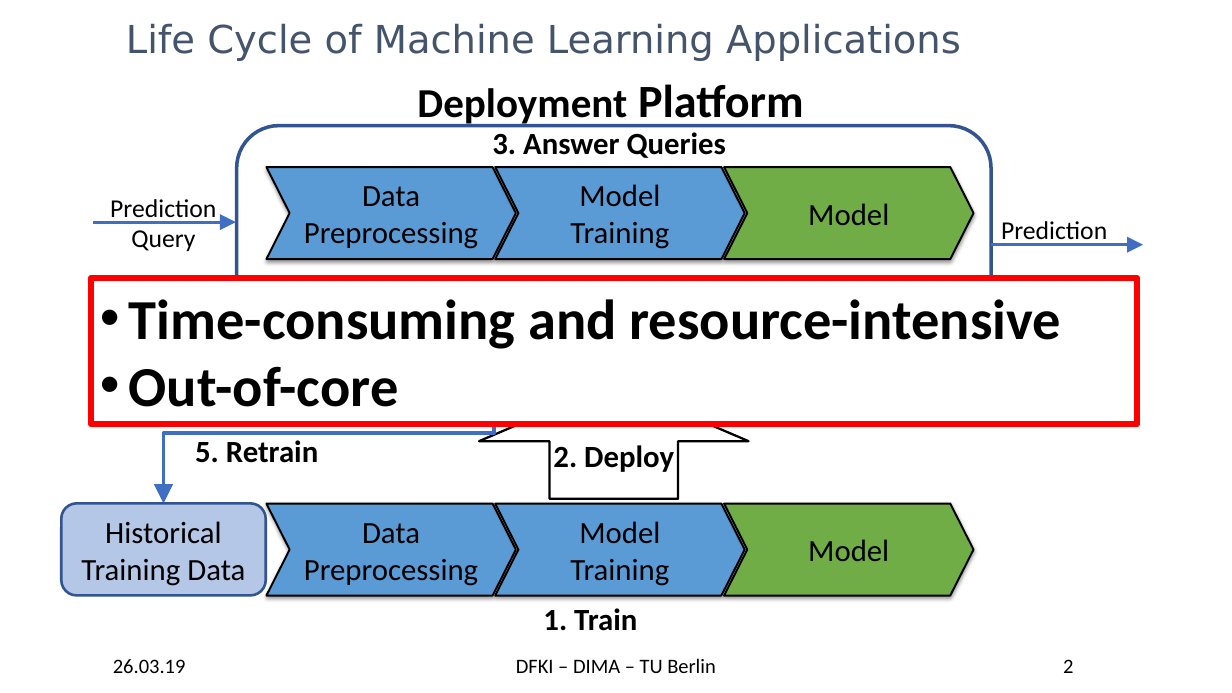
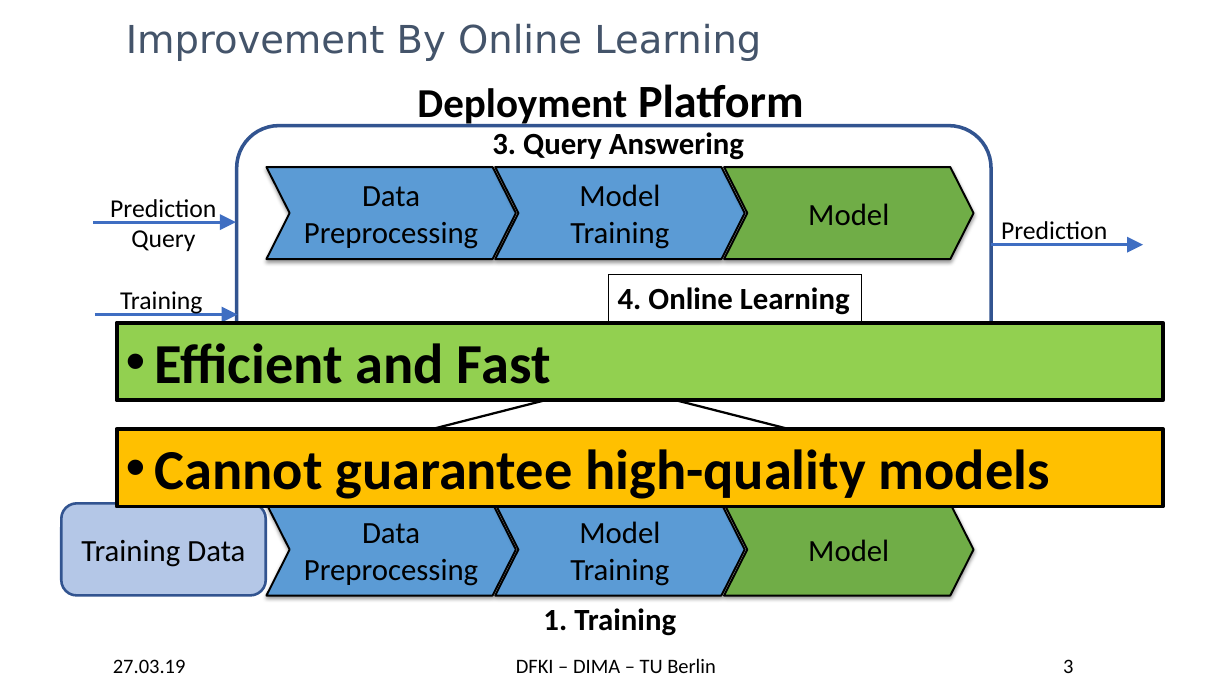
Before and after one commit to TU-Berlin-DIMA/continuous-pipeline-deployment, a slide deck: slide 3 of slides/edbt-2019/edbt-2019.pptx (slide 2 before the commit). Drawn at 1232x693 pixels with LibreOffice and Linux fonts; fonts in the diff are those of the drawing; background and template pictures are left out. Boxes give left, top, right and bottom in pixels: in the first picture for what was removed or moved away, otherwise in the second. Text is boxed around its words. In the diff, an @@ line names an element or a change of style, - is before the commit and + after.

```diff
--- a/slides/edbt-2019/edbt-2019.pptx
+++ b/slides/edbt-2019/edbt-2019.pptx
@@ title at (126, 23, 761, 61): text changed @@
-Life Cycle of Machine Learning Applications
+Improvement By Online Learning
@@ text at (492, 132, 744, 160): text changed @@
-3. Answer Queries
+3. Query Answering
@@ rectangle added at (609, 274, 862, 321), outline #000000 0.75 pt, 24 pt, text #000000, bold @@
+4. Online Learning
@@ arrow added from (95, 314) to (238, 314), #3F6FC3 2.5 pt @@
@@ rectangle added at (116, 323, 1163, 400), fill #92D050, outline #000000 3 pt, 44 pt, text #000000, bold @@
+• Efficient and Fast
@@ elbow arrow removed from (494, 363) to (164, 504) @@
@@ up arrow "2. Deployment": place and size @@
-up arrow "2. Deployment" at (480, 384, 750, 499)
+up arrow "2. Deployment" at (384, 384, 837, 499)
@@ rectangle "Cannot guarantee high-quality models": place and size @@
-rectangle "Cannot guarantee high-quality models" at (91, 278, 1137, 424)
+rectangle "Cannot guarantee high-quality models" at (116, 429, 1163, 506)
@@ rectangle "Cannot guarantee high-quality models" at (116, 429, 1163, 506): fill #FFFFFF to #FFC000; outline #FF0000 5 pt to #000000 3 pt @@
@@ text in rectangle at (155, 449, 1050, 499): text changed @@
-• Time-consuming and resource-intensive
-• Out-of-core
+• Cannot guarantee high-quality models
@@ text removed at (195, 440, 318, 463) @@
-5. Retrain
@@ text in up arrow at (516, 449, 704, 475): text changed @@
-2. Deploy
+2. Deployment
@@ text in rounded rectangle at (81, 540, 245, 567): text changed @@
-Historical Training Data
+Training Data
@@ text at (543, 608, 676, 636): text changed @@
-1. Train
+1. Training
@@ text at (113, 659, 186, 673): text changed @@
-26.03.19
+27.03.19
@@ page number at (1063, 659, 1073, 673): text changed @@
-2
+3
```
Also in this commit, not shown: 25 other slides changed, 7 slides added, 3 slides removed, 1 other file.
